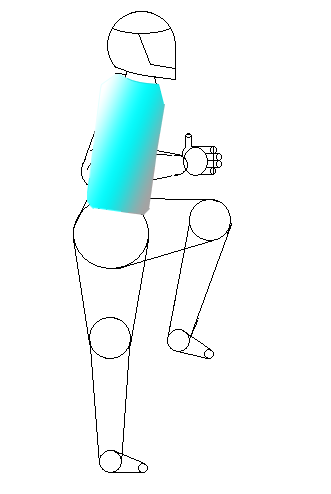
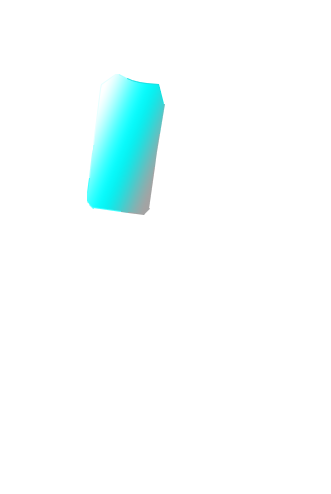
Layers edited between the first and the second w=331, h=494 image:
hid "Plano de Fundo" over <box>73,11,232,473</box>
